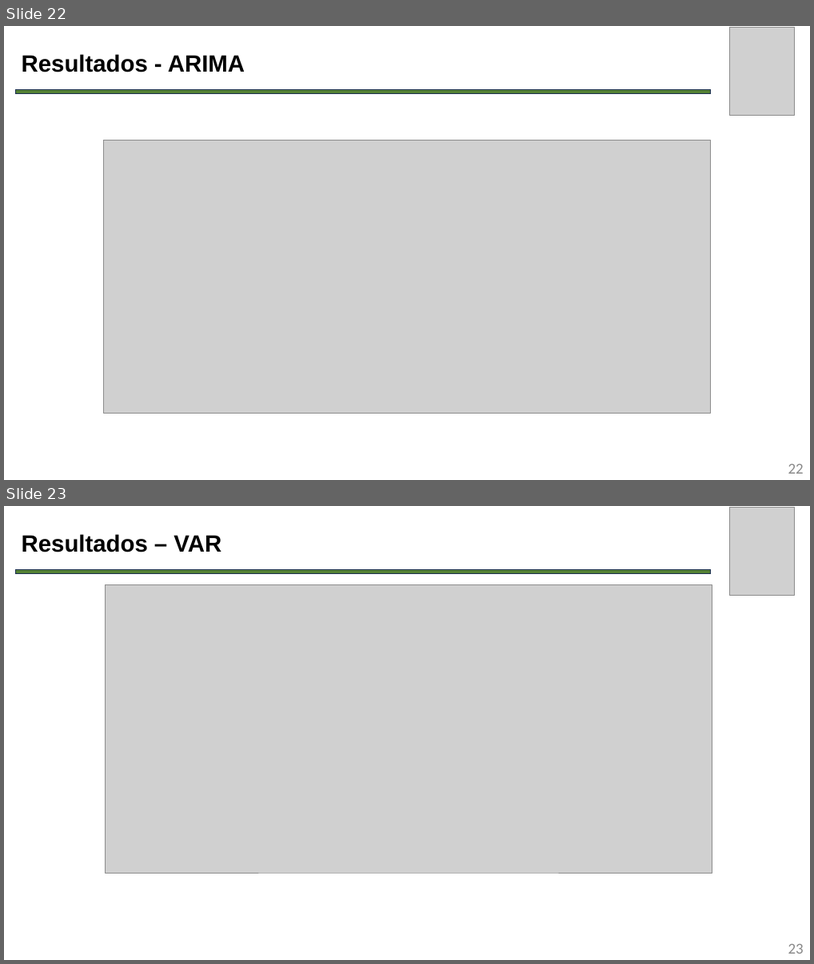
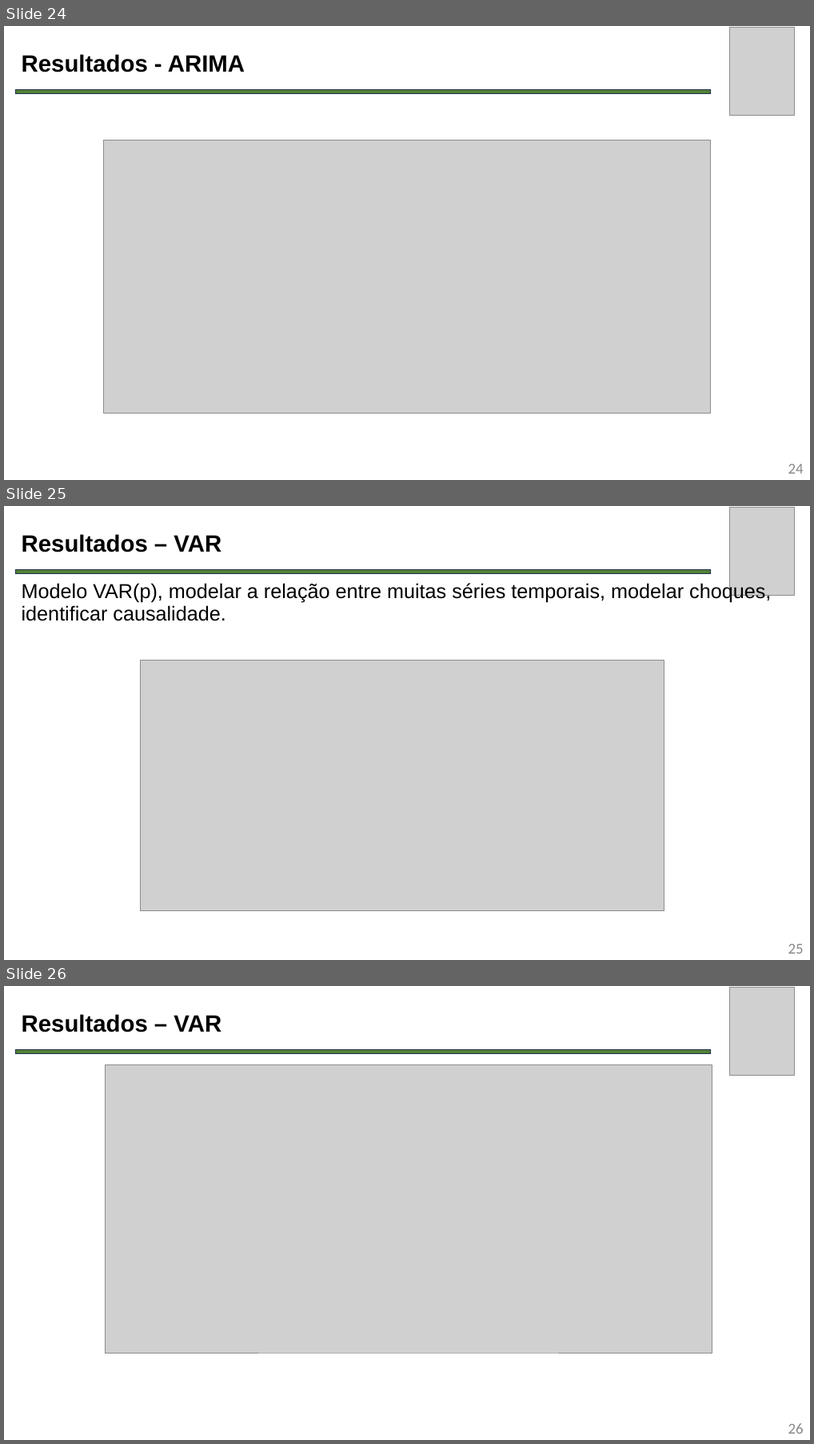
Before and after one commit to leonilso/TCC-UFFS-IA-PIB, a slide deck: Apresentação.pptx. Shown one above the other, each under a label of ours: slides 22 and 23 before the commit, slides 24, 25 and 26 after it. The pictures are 814x964 and 814x1444 pixels, drawn with LibreOffice and Linux fonts; fonts in the diff are those of the drawing; grey boxes stand for pictures. Boxes give left, top, right and bottom in pixels: in the first picture for what was removed or moved away, otherwise in the second. Text is boxed around its words. In the diff, an @@ line names an element or a change of style, - is before the commit and + after.

```diff
--- a/Apresentação.pptx
+++ b/Apresentação.pptx
@@ slide 25 added at [4, 506, 810, 960], background #FFFFFF @@
@@ picture added at [730, 508, 795, 595] @@
@@ title added at [22, 534, 222, 552], 28 pt, text #000000, bold @@
+Resultados – VAR
@@ rectangle added at [15, 569, 711, 574], fill #548135, outline #1C3052 1 pt @@
@@ text added at [22, 582, 771, 621], 24 pt, text #000000 @@
+Modelo VAR(p), modelar a relação entre muitas séries temporais, modelar choques, identificar causalidade.
@@ picture added at [140, 660, 664, 910] @@
@@ page number added at [789, 944, 804, 953], 18 pt, text #888888 @@
+25
@@ what was slide 22 is now slide 24 @@
@@ page number at [789, 464, 804, 473]: text changed @@
-22
+24
@@ what was slide 23 is now slide 26 @@
@@ page number at [789, 1423, 804, 1433]: text changed @@
-23
+26
```
Also in this commit, not shown: 3 slides changed, 6 other slides added, 15 other files.
